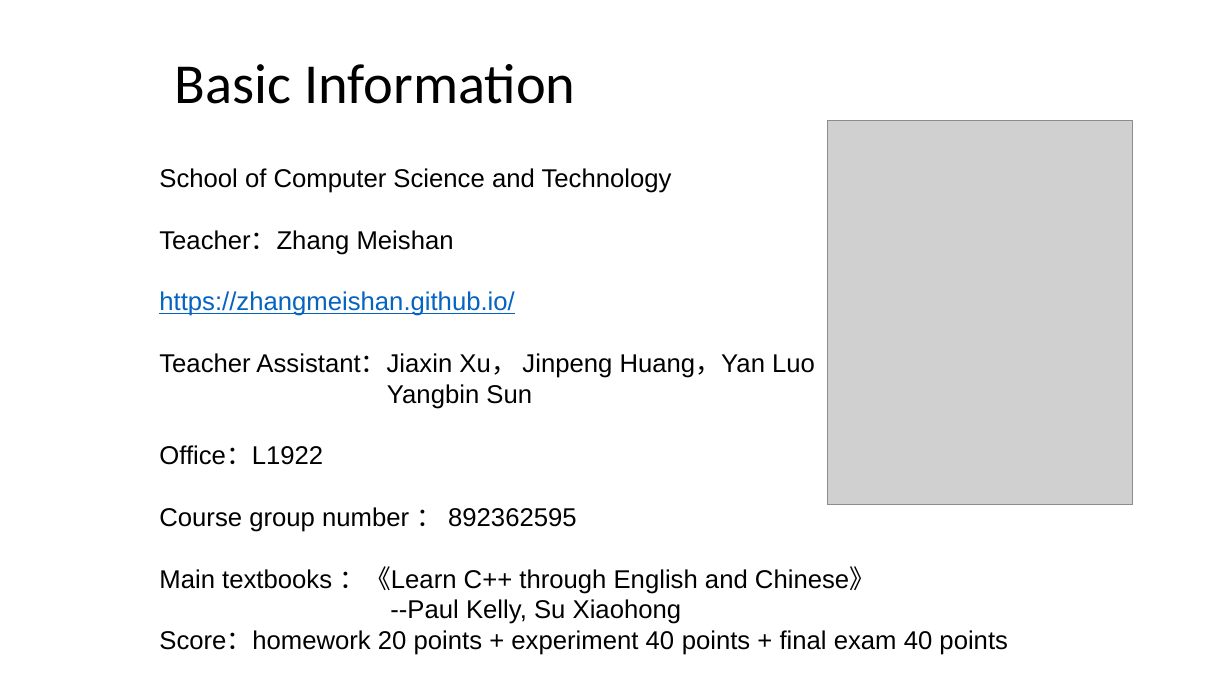
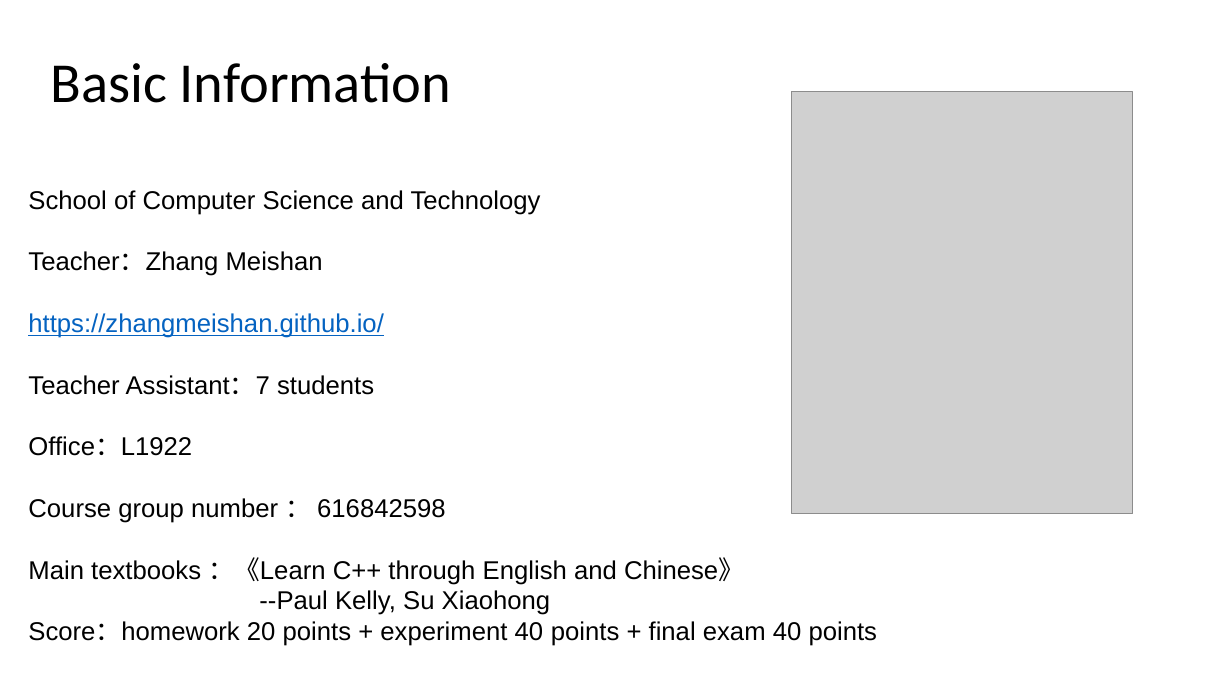
Before and after one commit to zhangmeishan/zhangmeishan.github.com, a slide deck: slide 2 of HLLP/1-cpp-introduction.pptx. Drawn at 1232x693 pixels with LibreOffice and Linux fonts; fonts in the diff are those of the drawing; grey boxes stand for pictures. Boxes give left, top, right and bottom in pixels: in the first picture for what was removed or moved away, otherwise in the second. Text is boxed around its words. In the diff, an @@ line names an element or a change of style, - is before the commit and + after.

```diff
--- a/HLLP/1-cpp-introduction.pptx
+++ b/HLLP/1-cpp-introduction.pptx
@@ title "Basic Information": place and size @@
-title "Basic Information" at (175, 64, 575, 104)
+title "Basic Information" at (50, 63, 451, 103)
@@ picture: place and size @@
-picture at (827, 121, 1133, 506)
+picture at (792, 91, 1133, 514)
@@ text "School of Computer Science and ...": place and size @@
-text "School of Computer Science and ..." at (159, 168, 1008, 655)
+text "School of Computer Science and ..." at (28, 190, 878, 646)
@@ text at (28, 375, 374, 395): text changed @@
-Teacher Assistant：Jiaxin Xu， Jinpeng Huang，Yan Luo
-Yangbin Sun
+Teacher Assistant：7 students
@@ text at (28, 498, 446, 523): text changed @@
-Course group number ： 892362595
+Course group number ： 616842598
```
Also in this commit, not shown: 1 slide added, 1 slide removed, 1 other file.
